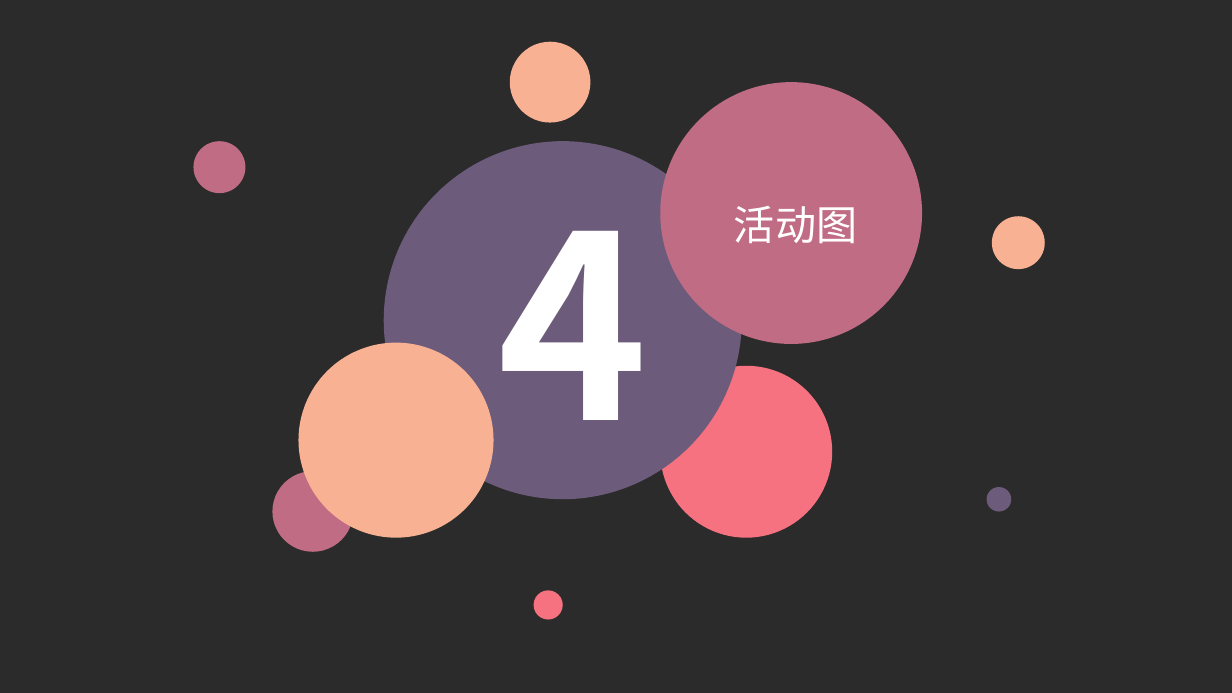
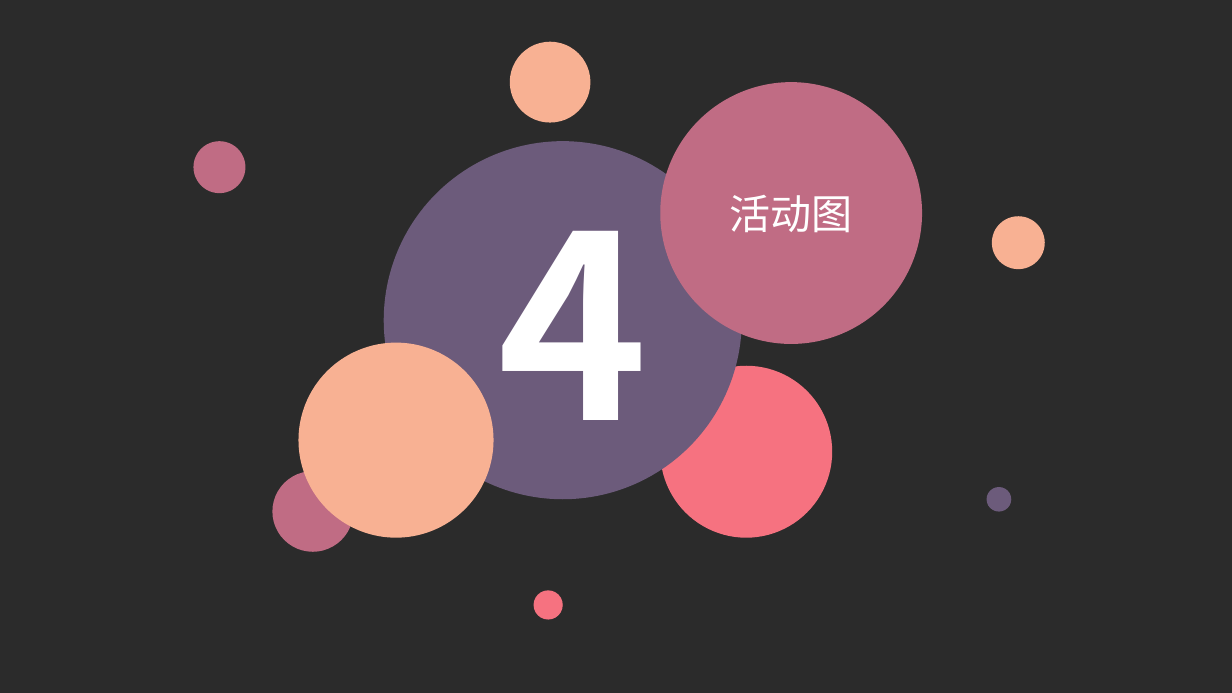
Before and after one commit to SRA2021-G04/project, a slide deck: slide 18 of 非受控文件/翻转课堂/SRA2021-G04-翻转课堂06.pptx. Drawn at 1232x693 pixels with LibreOffice and Linux fonts; fonts in the diff are those of the drawing; background and template pictures are left out; a plain dark background stands for a picture behind light text. Boxes give left, top, right and bottom in pixels: in the first picture for what was removed or moved away, otherwise in the second. Text is boxed around its words. In the diff, an @@ line names an element or a change of style, - is before the commit and + after.

```diff
--- a/非受控文件/翻转课堂/SRA2021-G04-翻转课堂06.pptx
+++ b/非受控文件/翻转课堂/SRA2021-G04-翻转课堂06.pptx
@@ text "活动图" moved from (x1=734, y1=206, x2=857, y2=243) to (x1=730, y1=195, x2=853, y2=232) @@
@@ text "活动图" at (x1=730, y1=195, x2=853, y2=232): alignment left to centre @@
```
Also in this commit, not shown: 21 other slides changed, 1 other file.
